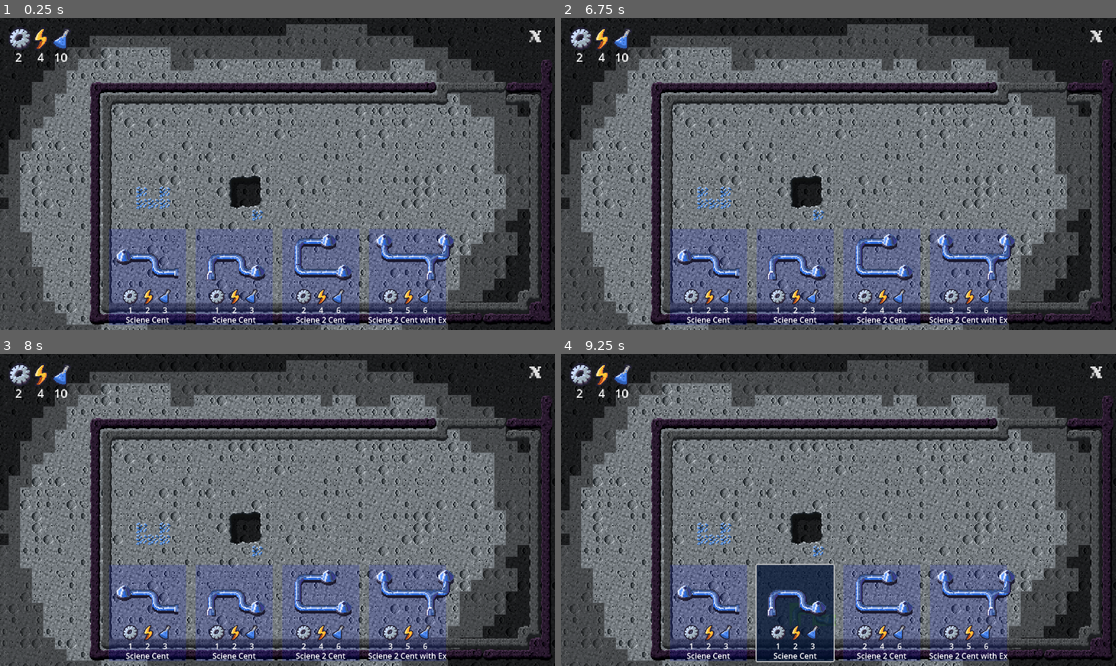
Above: before the commit, frames 1-4 (two rows, left to right).
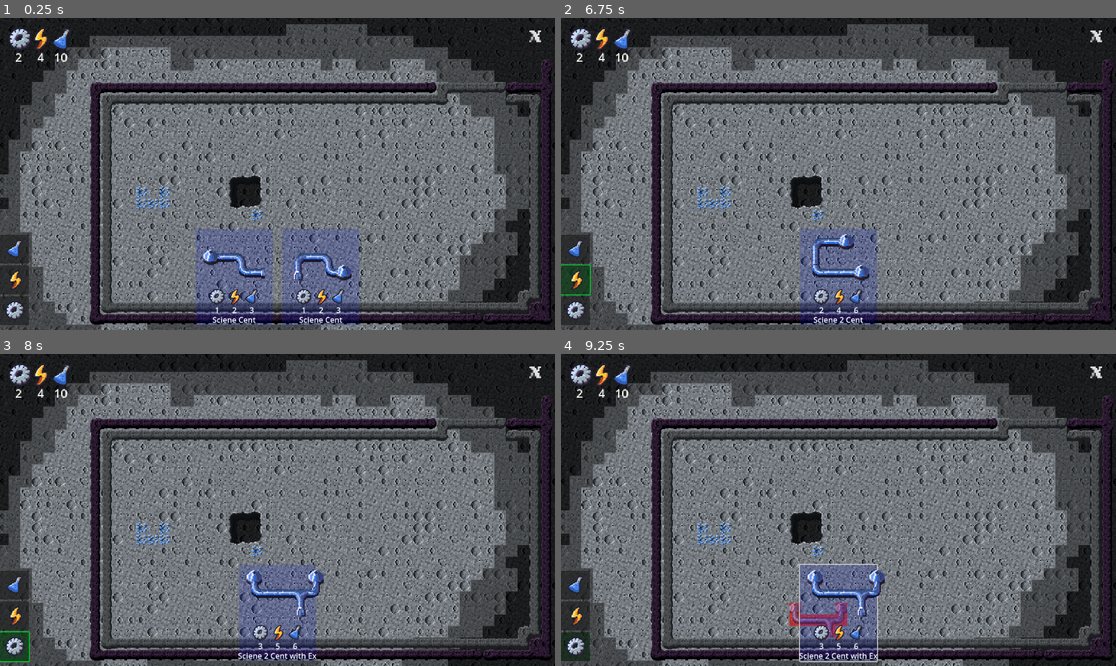
Above: after the commit, the same moments.

Repository: DigitalHelium/micro-moon-base
Game: Godot game, scene res://Assets/Scenes/Game_with_store.tscn
Two runs of this game, one before a commit and one after it. Both use one fixed random seed, a clock stepped at 60 frames per second and the inputs below. This scene is started directly instead of the project's main scene.
Inputs (mouse positions are in pixels of both pictures, inside the frame that each line leads up to):
- Up to frame 1 (0.25 s): no input
- Up to frame 2 (6.75 s): click "X" at 0.5 s; click (577, 248) at 1.27 s; click "Старт" at 2 s; click "Старт" at 2.75 s; click "X" at 3.5 s; move the mouse to (960, 158) at 4.27 s; click (960, 158) at 4.35 s; click "Обучение" at 5 s; click "Обучение" at 5.75 s; click (577, 280) at 6.52 s
- Up to frame 3 (8 s): click (16, 647) at 7.27 s
- Up to frame 4 (9.25 s): click "Sciene Cent" (after the commit: "Sciene 2 Cent with Ex") at 8 s; click (794, 612) at 8.75 s, where only the run before the commit has a clickable "Sciene Cent"

The runs differ from the first frame. In frame 1, 5.4% of the frame differs, in the area x 0-82%, y 67-99%; in frame 2, 7.7%; in frame 3, 7.7%; in frame 4, 11%.
Error in both runs: Attempt to call function 'set_building_manager' in base 'null instance' on a null instance. (res://Assets/Scripts/Map.gd:26)

Commit message:
store tabs

Diff:
--- a/Assets/Scenes/Store/Store.tscn
+++ b/Assets/Scenes/Store/Store.tscn
@@ -1,6 +1,9 @@
-[gd_scene load_steps=2 format=3 uid="uid://bsyettj18sx5e"]
+[gd_scene load_steps=5 format=3 uid="uid://bsyettj18sx5e"]
 
 [ext_resource type="Script" path="res://Assets/Scenes/Store/store.gd" id="1_neks3"]
+[ext_resource type="Texture2D" uid="uid://cb63gwp2d8ml6" path="res://Assets/Textures/metal.png" id="2_vooh7"]
+[ext_resource type="Texture2D" uid="uid://bwda6w6su1ax" path="res://Assets/Textures/energi.png" id="3_ajnnt"]
+[ext_resource type="Texture2D" uid="uid://bc83em6lfcm4t" path="res://Assets/Textures/poison.png" id="4_tbcgf"]
 
 [node name="Store" type="CanvasLayer"]
 script = ExtResource("1_neks3")
@@ -39,3 +42,89 @@
 size_flags_stretch_ratio = 2.98
 theme_override_constants/separation = 20
 alignment = 2
+
+[node name="PanelContainer2" type="PanelContainer" parent="Control"]
+self_modulate = Color(1, 1, 1, 0)
+layout_mode = 1
+anchors_preset = 2
+anchor_top = 1.0
+anchor_bottom = 1.0
+offset_top = -188.0
+offset_right = 118.0
+grow_vertical = 0
+
+[node name="VBoxContainer" type="VBoxContainer" parent="Control/PanelContainer2"]
+layout_mode = 2
+
+[node name="poison_tab" type="Button" parent="Control/PanelContainer2/VBoxContainer"]
+unique_name_in_owner = true
+custom_minimum_size = Vector2(60, 60)
+layout_mode = 2
+size_flags_horizontal = 0
+
+[node name="poison" type="TextureRect" parent="Control/PanelContainer2/VBoxContainer/poison_tab"]
+unique_name_in_owner = true
+layout_mode = 1
+anchors_preset = 8
+anchor_left = 0.5
+anchor_top = 0.5
+anchor_right = 0.5
+anchor_bottom = 0.5
+offset_left = -20.0
+offset_top = -20.0
+offset_right = 20.0
+offset_bottom = 20.0
+grow_horizontal = 2
+grow_vertical = 2
+texture = ExtResource("4_tbcgf")
+metadata/_edit_use_anchors_ = true
+
+[node name="energi_tab" type="Button" parent="Control/PanelContainer2/VBoxContainer"]
+unique_name_in_owner = true
+custom_minimum_size = Vector2(60, 60)
+layout_mode = 2
+size_flags_horizontal = 0
+
+[node name="enerji" type="TextureRect" parent="Control/PanelContainer2/VBoxContainer/energi_tab"]
+unique_name_in_owner = true
+layout_mode = 1
+anchors_preset = 8
+anchor_left = 0.5
+anchor_top = 0.5
+anchor_right = 0.5
+anchor_bottom = 0.5
+offset_left = -20.0
+offset_top = -20.0
+offset_right = 20.0
+offset_bottom = 20.0
+grow_horizontal = 2
+grow_vertical = 2
+texture = ExtResource("3_ajnnt")
+metadata/_edit_use_anchors_ = true
+
+[node name="metal_tab" type="Button" parent="Control/PanelContainer2/VBoxContainer"]
+unique_name_in_owner = true
+custom_minimum_size = Vector2(60, 60)
+layout_mode = 2
+size_flags_horizontal = 0
+
+[node name="metal" type="TextureRect" parent="Control/PanelContainer2/VBoxContainer/metal_tab"]
+unique_name_in_owner = true
+layout_mode = 1
+anchors_preset = 8
+anchor_left = 0.5
+anchor_top = 0.5
+anchor_right = 0.5
+anchor_bottom = 0.5
+offset_left = -20.0
+offset_top = -20.0
+offset_right = 20.0
+offset_bottom = 20.0
+grow_horizontal = 2
+grow_vertical = 2
+texture = ExtResource("2_vooh7")
+metadata/_edit_use_anchors_ = true
+
+[connection signal="pressed" from="Control/PanelContainer2/VBoxContainer/poison_tab" to="." method="_on_poison_tab_pressed"]
+[connection signal="pressed" from="Control/PanelContainer2/VBoxContainer/energi_tab" to="." method="_on_energi_tab_pressed"]
+[connection signal="pressed" from="Control/PanelContainer2/VBoxContainer/metal_tab" to="." method="_on_metal_tab_pressed"]
--- a/Assets/Scenes/Store/store.gd
+++ b/Assets/Scenes/Store/store.gd
@@ -2,18 +2,17 @@
 
 var building_manager: BuildingManager
 var store_builds: Dictionary = {}
+var selected_tab = 0;
+@onready var tab0 = %poison_tab
+@onready var tab1 = %energi_tab
+@onready var tab2 = %metal_tab
 
 @onready var builds_container = $Control/PanelContainer/HBoxContainer
 # Called when the node enters the scene tree for the first time.
 func _ready() -> void:
 	print(building_manager)
 	print(building_manager.Type)
-	for build_item in building_manager.Type:
-		print(building_manager.Type[build_item])
-		var build = building_manager.init_building(building_manager.Type[build_item]);
-		var node = preload("res://Assets/Scenes/Store/StoreItem.tscn").instantiate()
-		node.init(build, building_manager)
-		builds_container.add_child(node);
+	update_store_catalog();
 
 	pass # Replace with function body.
 
@@ -23,3 +22,47 @@
 # Called every frame. 'delta' is the elapsed time since the previous frame.
 func _process(delta: float) -> void:
 	pass
+
+func update_store_catalog():
+	building_manager.set_select_building(null);
+	for child in builds_container.get_children():
+		builds_container.remove_child(child)
+	for build_item in building_manager.Type:
+		if (selected_tab == 0 && [0, 1].has(building_manager.Type[build_item])):
+			add_store_item(building_manager.Type[build_item])
+		elif (selected_tab == 1 && [2].has(building_manager.Type[build_item])):
+			add_store_item(building_manager.Type[build_item])
+		elif (selected_tab == 2 && [3].has(building_manager.Type[build_item])):
+			add_store_item(building_manager.Type[build_item])
+
+func add_store_item(item_type: int):
+		var build = building_manager.init_building(item_type);
+		var node = preload("res://Assets/Scenes/Store/StoreItem.tscn").instantiate()
+		node.init(build, building_manager)
+		builds_container.add_child(node);
+
+func _on_poison_tab_pressed() -> void:
+	selected_tab = 0;
+	tab0.self_modulate = "#00ff33";
+	tab1.self_modulate = "#ffffff";
+	tab2.self_modulate = "#ffffff";
+	update_store_catalog()
+	pass # Replace with function body.
+
+
+func _on_energi_tab_pressed() -> void:
+	selected_tab = 1;
+	tab1.self_modulate = "#00ff33";
+	tab0.self_modulate = "#ffffff";
+	tab2.self_modulate = "#ffffff";
+	update_store_catalog()
+	pass # Replace with function body.
+
+
+func _on_metal_tab_pressed() -> void:
+	selected_tab = 2;
+	tab2.self_modulate = "#00ff33";
+	tab1.self_modulate = "#ffffff";
+	tab0.self_modulate = "#ffffff";
+	update_store_catalog()
+	pass # Replace with function body.
